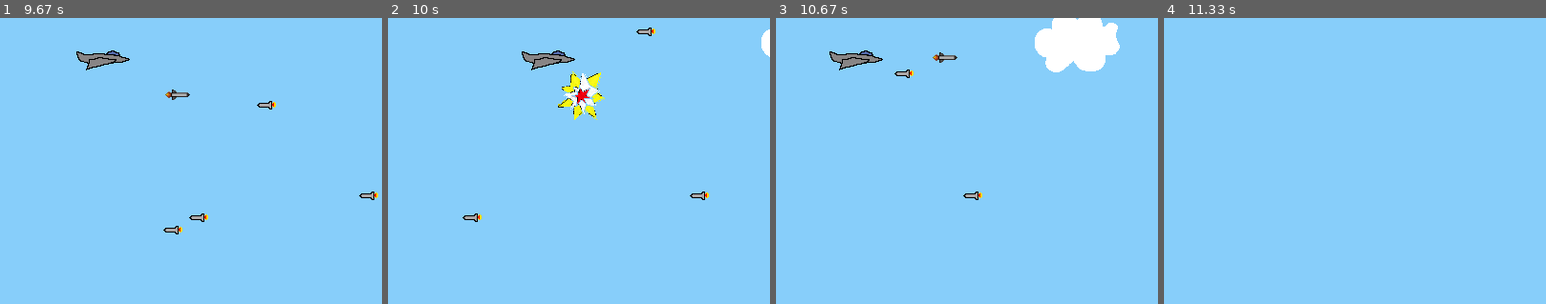
Above: before the commit, frames 1-4 (left to right).
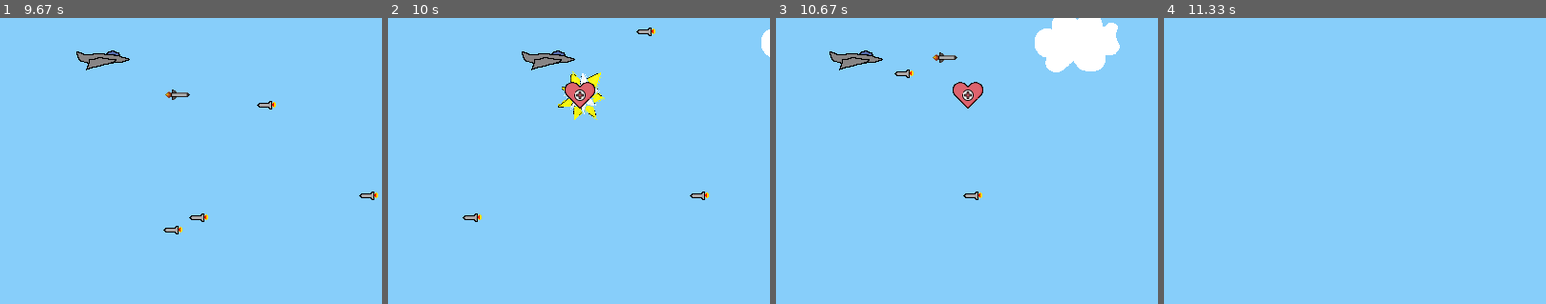
Above: after the commit, the same moments.

Repository: EliasSage/Project-PyGame
Game: pygame game, started from py_tut_with_images.py
The game is run twice, just before and just after one commit, with the same random seed, the same clock (stepped at 60 frames per second) and the same inputs.
Inputs:
- Up to frame 1 (9.67 s): hold Left 0.33-0.87 s; hold Down 0.9-1.37 s; hold Left 1.4-1.8 s; hold Up 1.83-2.2 s; hold Right 2.23-2.87 s; tap Space at 2.9, 3.3, 3.7, 4, 4.2, 4.5, 4.7, 5.03, 5.33, 5.53, 5.83, 6.1, 6.43, 6.73, 6.87, 7.27, 7.57, 7.93, 8.33, 8.63, 8.83, 9.13, 9.33 s; hold Down 3.23-3.6 s; hold Left 3.63-4.1 s; hold Right 4.13-4.6 s; hold Up 4.63-4.93 s; hold Right 4.97-5.43 s; hold Left 5.47-6 s; hold Down 6.03-6.33 s; hold Left 6.37-6.77 s; hold Up 6.8-7.17 s; hold Right 7.2-7.83 s; hold Down 7.87-8.23 s; hold Left 8.27-8.73 s; hold Right 8.77-9.23 s; hold Up 9.27-9.57 s; hold Right from 9.6 s (still down)
- Up to frame 2 (10 s): keep holding Right; tap Space at 9.67, 9.97 s
- Up to frame 3 (10.67 s): release Right at 10.07 s; hold Left 10.1-10.63 s; tap Space at 10.17, 10.47 s
- Up to frame 4 (11.33 s): tap Enter at 11 s
The pictures show only the part of the screen within x 10-60%, y 0-50%; the shares and areas given below are measured in that part.

Frame 1 is identical in both runs. In frame 2, 0.5% of the frame differs, in the area x 46-55%, y 22-32%; in frame 3, 0.5%; in frame 4, nothing differs.

Commit message:
Added HP powerup

Diff:
--- a/py_tut_with_images.py
+++ b/py_tut_with_images.py
@@ -25,7 +25,7 @@
 SCREEN_HEIGHT = 600
 
 # Define framerate
-# Higher values (300+) may cause issues with movement
+# Higher values may cause issues with movement
 FRAMERATE = 60
 
 # Define the Player object extending pygame.sprite.Sprite
@@ -193,6 +193,25 @@
             self.rect.move_ip(round(0),2 * step)
 
 
+class PowerUp(pygame.sprite.Sprite):
+    def __init__(self, position):
+        super(PowerUp, self).__init__()
+        self.surf = pygame.image.load("health.png").convert()
+        self.surf.set_colorkey((0, 0, 0), RLEACCEL)
+        self.rect = self.surf.get_rect(center=(position))
+        self.lifetime = 3
+
+    def heal(self):
+        """ Heal player when picked up """
+        player.health += 1
+
+    def update(self):
+        self.lifetime -= 1/FRAMERATE if self.lifetime > 0 else self.lifetime
+
+        if self.lifetime <= 0: # When lifetime runs out, remove explosion
+            self.kill()
+
+
 def reset():
     """ Resets game data and returns new player object """
     # Print blank line to separate score displays
@@ -248,6 +267,7 @@
 bullets = pygame.sprite.Group()
 explosions = pygame.sprite.Group()
 boss = pygame.sprite.Group()
+powerups = pygame.sprite.Group()
 all_sprites = pygame.sprite.Group()
 all_sprites.add(player)
 
@@ -310,15 +330,12 @@
     pressed_keys = pygame.key.get_pressed()
     player.update(pressed_keys)
 
-    # Update the position of our enemies and clouds
+    # Updates
     enemies.update()
     clouds.update()
-
-    # Update the bullets and explosions
     bullets.update()
     explosions.update()
-
-    # Update the boss
+    powerups.update()
     boss.update()
 
     # Fill the screen with sky blue
@@ -357,7 +374,7 @@
     # Check if any bullets have collided with an enemy and removes both if so
     bullet_col = pygame.sprite.groupcollide(bullets, enemies, True, True)
 
-    # For every collision, create an explosion at give position
+    # For every collision, create an explosion at given position
     for bullet in bullet_col.keys():
         new_explosion = Explosion(bullet.rect.center, .5)
         explosions.add(new_explosion)
@@ -365,6 +382,18 @@
 
         player.score += 10
         print(player.score)
+
+        # Spawn powerup
+        if random.randint(1, 10) >= 9:
+            powerup = PowerUp(bullet.rect.center)
+            powerups.add(powerup)
+            all_sprites.add(powerup)
+
+    powerup_col = pygame.sprite.spritecollide(player, powerups, True)
+
+    if powerup_col:
+        for powerup in powerup_col:
+            powerup.heal()
 
     # Creates boss at fixed position when plyer.score reaches 10
     if boss_exists == False and player.score == 10:
Binary file added: health.png
